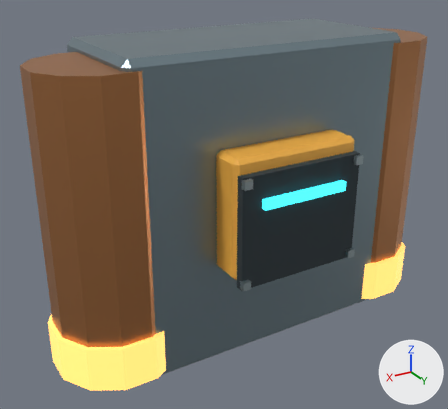
What one commit did to the glTF model Resource/Export/Modules/Accessory_Mining_PowerRig.glb.
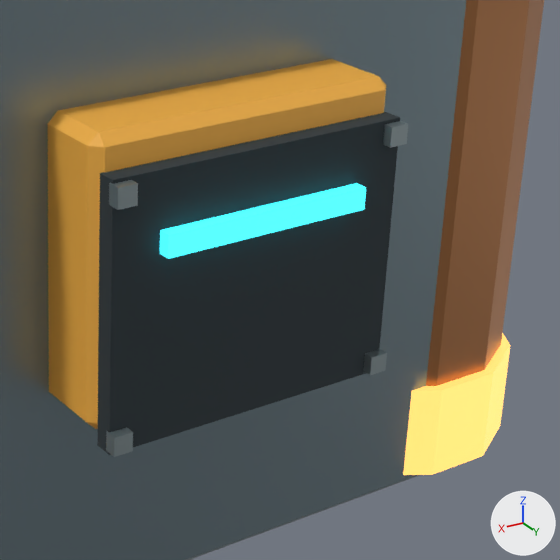
Old and new are each drawn whole from a camera (50 mm lens) standing at (0.364, 0.806, 1.555) and looking at (0.028, 0.246, 1.275) and again close up on the part from 44% to 95% of the width and 26% to 82% of the height. The axes (+X, +Y, +Z) are drawn at lower right. The lights are the same throughout. The first two pictures are the older version. Vertices at exactly the same position are counted once.

Objects in the first close-up: 'Accessory_Mining_PowerRig'.
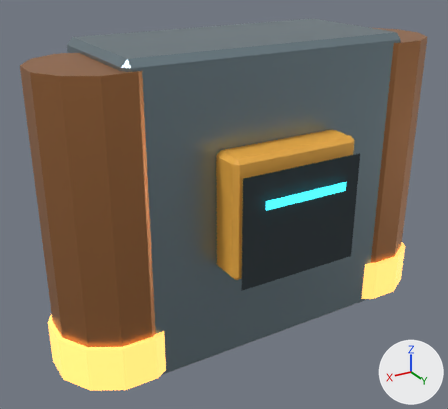
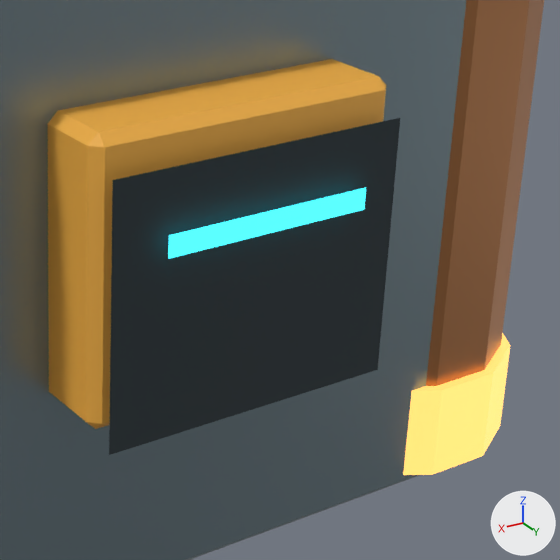
What differs and where, as boxes (x1, y1, x2, y2) in the close-ups (560 x 560 px):
part 1 of me_accessory_mining_powerrig_mesh_002, deleted: before (109, 180, 138, 210)
part 2 of me_accessory_mining_powerrig_mesh_002, deleted: before (364, 348, 387, 375)
part 3 of me_accessory_mining_powerrig_mesh_002, deleted: before (383, 121, 408, 148)
part 4 of me_accessory_mining_powerrig_mesh_002, deleted: before (106, 427, 133, 457)
part 5 of me_accessory_mining_powerrig_mesh_002, cut back: before (97, 112, 400, 454)

Patch to the scene script:
```diff
--- a/Resource/Export/Modules/Accessory_Mining_PowerRig.glb.py
+++ b/Resource/Export/Modules/Accessory_Mining_PowerRig.glb.py
@@ me_accessory_mining_powerrig_mesh_002 @@
 # used by ob_accessory_mining_powerrig; location = (0.0, 0.0, 0.0)
-me_accessory_mining_powerrig_mesh_002.from_pydata(...)  # 173 vertices, 261 faces; spans x -0.238..0.238, y 0.15..0.36, z 1.12..1.46
+me_accessory_mining_powerrig_mesh_002.from_pydata(...)  # 127 vertices, 183 faces; spans x -0.238..0.238, y 0.15..0.36, z 1.12..1.46
+# me_accessory_mining_powerrig_mesh_002 part 1: the loose piece of 8 vertices spanning x 0.064..0.073, y 0.352..0.358, z 1.339..1.349 is deleted
+# me_accessory_mining_powerrig_mesh_002 part 2: the loose piece of 8 vertices spanning x -0.073..-0.064, y 0.352..0.358, z 1.231..1.24 is deleted
+# me_accessory_mining_powerrig_mesh_002 part 3: the loose piece of 8 vertices spanning x -0.073..-0.064, y 0.352..0.358, z 1.339..1.349 is deleted
+# me_accessory_mining_powerrig_mesh_002 part 4: the loose piece of 8 vertices spanning x 0.064..0.073, y 0.352..0.358, z 1.231..1.24 is deleted
+# me_accessory_mining_powerrig_mesh_002 part 5
+# 14 vertices are removed from x -0.153..0.153, y 0.182..0.354, z 1.13..1.45
+# 34 faces are deleted
+# 1 new face joins them, mat_copper (orange #b87e50)
+# 3 new faces join them, mat_glow_amber (orange #ffb861, glowing orange #ffb861)
 me_accessory_mining_powerrig_mesh_002.materials.append(mat_steel)
@@ me_accessory_mining_powerrig_mesh_002 @@
 me_accessory_mining_powerrig_mesh_002.materials.append(mat_rubber)
-me_accessory_mining_powerrig_mesh_002.materials.append(mat_fastener_titanium)  # grey #a8b6ba
 me_accessory_mining_powerrig_mesh_002.materials.append(mat_glow_cyan)
```
